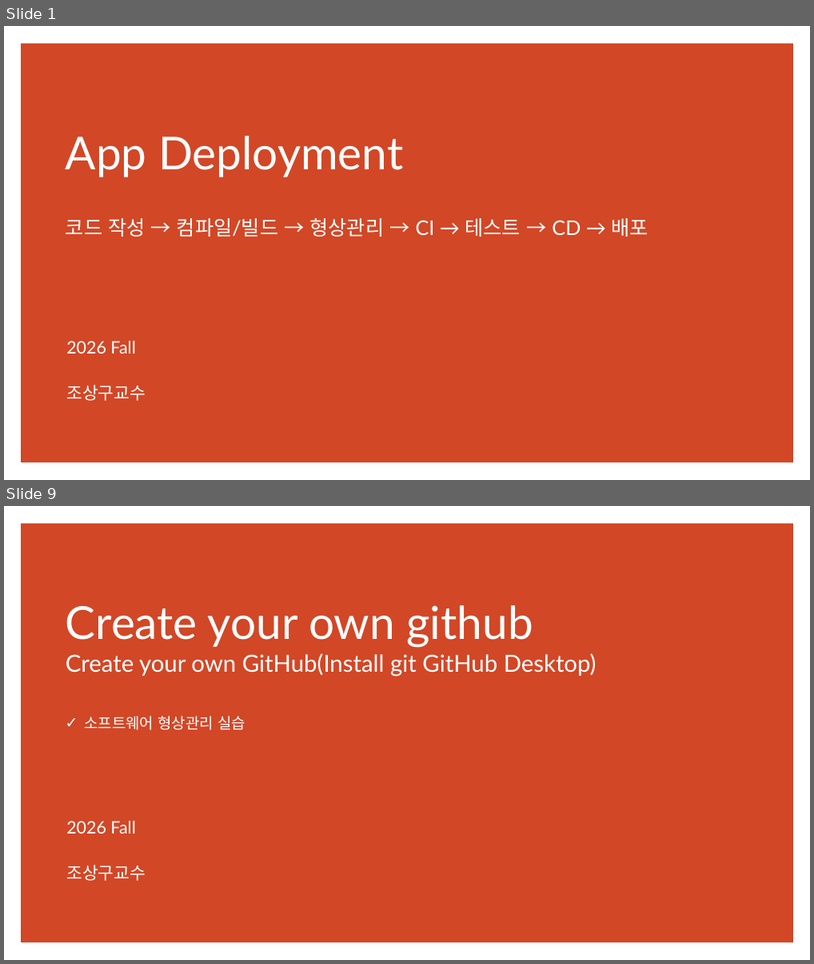
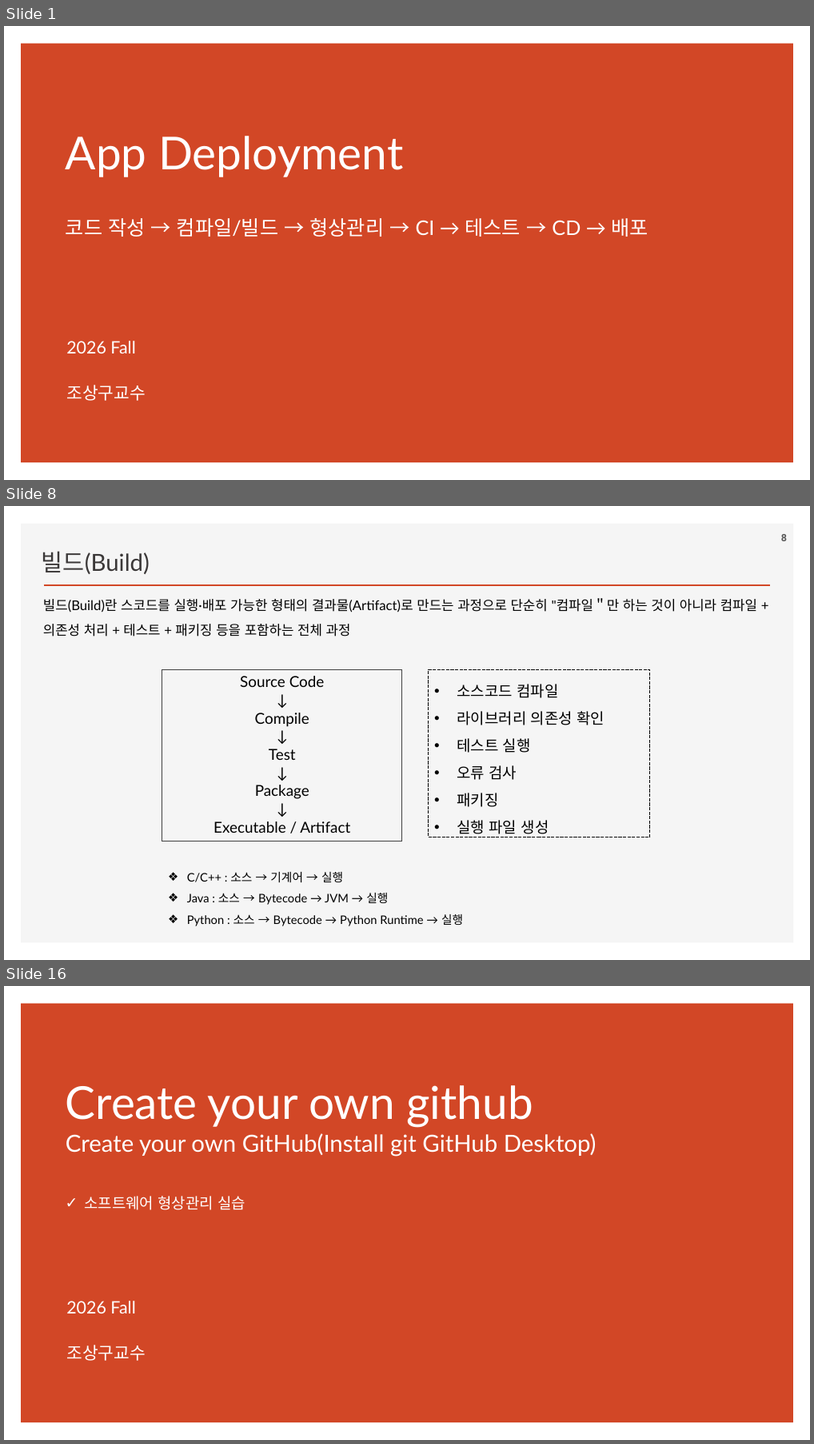
Before and after one commit to ancestor9/2026_Fall_Application-Deployment, a slide deck: App Deployment.pptx. Shown one above the other, each under a label of ours: slides 1 and 9 before the commit, slides 1, 8 and 16 after it; the slides between them are not shown. The pictures are 814x964 and 814x1444 pixels, drawn with LibreOffice and Linux fonts; fonts in the diff are those of the drawing; background and template pictures are left out. Boxes give left, top, right and bottom in pixels: in the first picture for what was removed or moved away, otherwise in the second. Text is boxed around its words. In the diff, an @@ line names an element or a change of style, - is before the commit and + after.

```diff
--- a/App Deployment.pptx
+++ b/App Deployment.pptx
@@ slide 8 added at bbox=[4, 506, 810, 960], background #FFFFFF @@
@@ rectangle added at bbox=[21, 524, 794, 943], fill #F5F5F5 @@
@@ text added at bbox=[42, 551, 150, 574], 28 pt, text #3B3838 @@
+빌드(Build)
@@ page number added at bbox=[782, 534, 787, 541], 12 pt, text #595959, bold @@
+8
@@ text added at bbox=[43, 599, 758, 636], 16 pt, text #000000 @@
+빌드(Build)란 스코드를 실행·배포 가능한 형태의 결과물(Artifact)로 만드는 과정으로 단순히 "컴파일＂만 하는 것이 아니라 컴파일 + 의존성 처리 + 테스트 + 패키징 등을 포함하는 전체 과정
@@ line added from (44, 585) to (770, 585), #D24726 2 pt @@
@@ rectangle added at bbox=[162, 669, 402, 840], outline #404040 0.75 pt, 18 pt, text #000000 @@
+Source Code
+↓
+Compile
+↓
+Test
+↓
+Package
+↓
+Executable / Artifact
@@ rectangle added at bbox=[429, 669, 650, 837], outline #000000 0.75 pt dashed, 18 pt, text #000000 @@
+• 소스코드 컴파일
+• 라이브러리 의존성 확인
+• 테스트 실행
+• 오류 검사
+• 패키징
+• 실행 파일 생성
@@ text added at bbox=[187, 872, 463, 926], 14 pt, text #000000 @@
+❖ C/C++ : 소스 → 기계어 → 실행
+❖ Java : 소스 → Bytecode → JVM → 실행
+❖ Python : 소스 → Bytecode → Python Runtime → 실행
@@ what was slide 9 is now slide 16 @@
```
Also in this commit, not shown: 12 slides changed, 9 other slides added.
